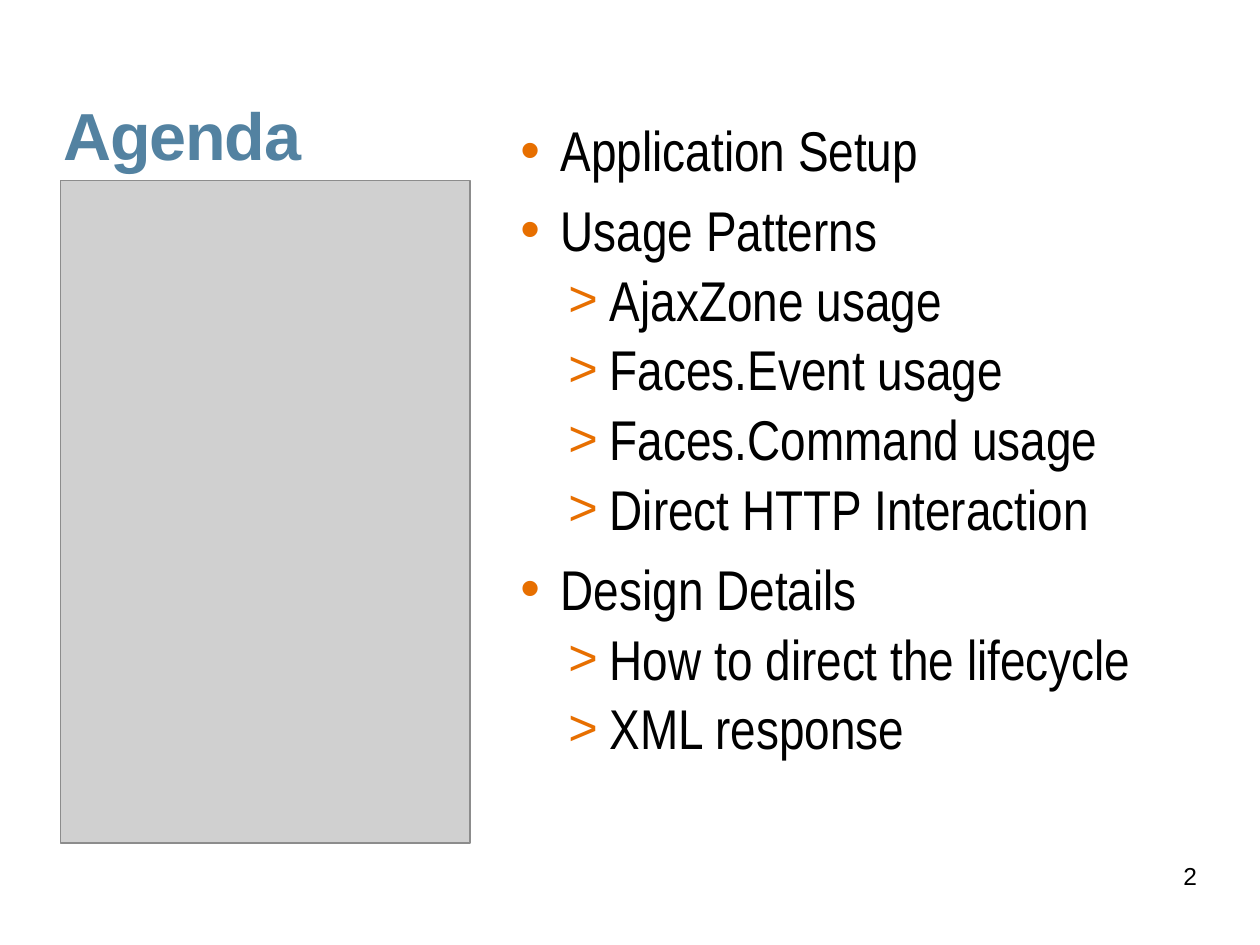
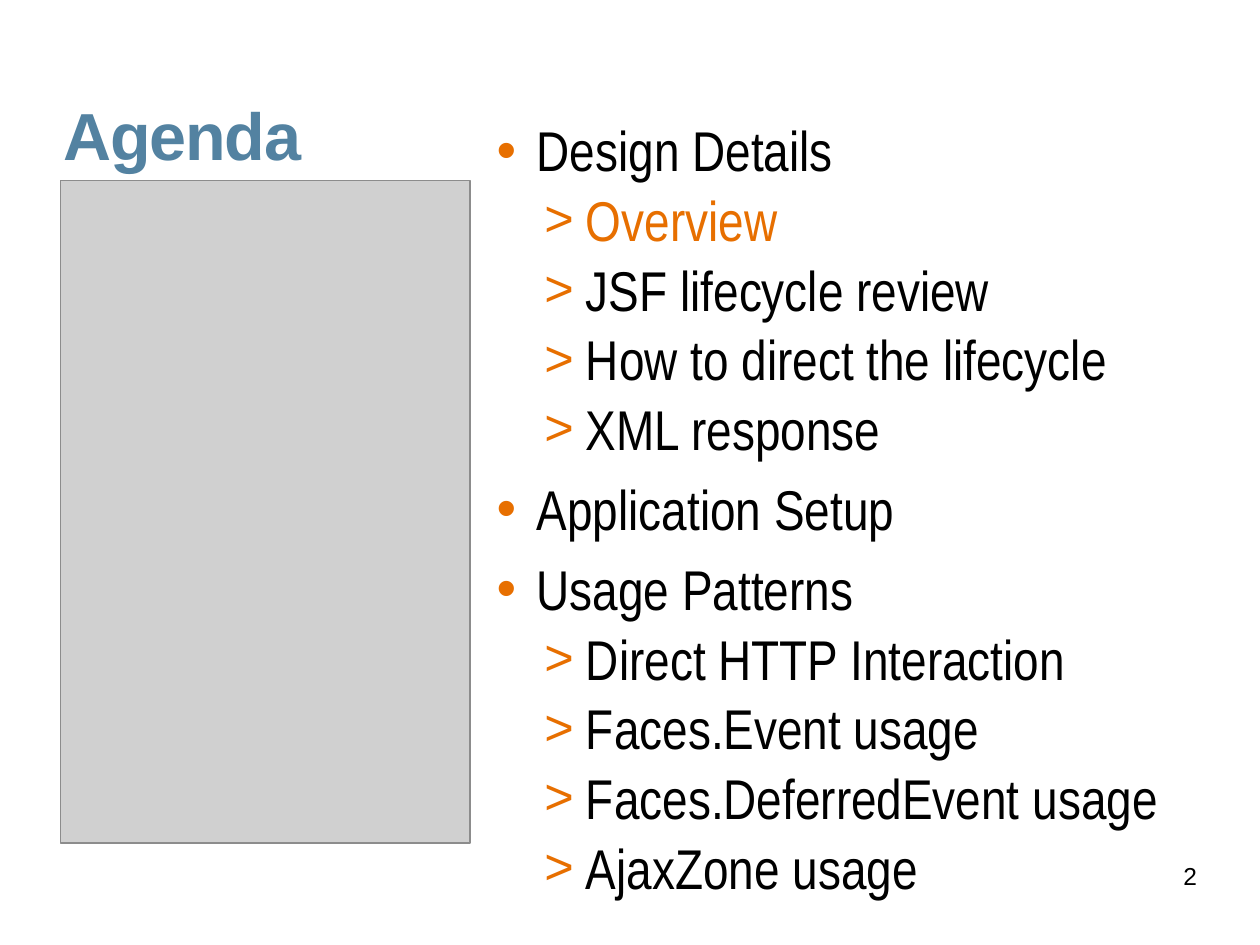
Before and after one commit to javaee/javaserverfaces-extensions, a slide deck: slide 2 of www/slides/dynafaces-advanced.odp. Drawn at 1260x945 pixels with LibreOffice and Linux fonts; fonts in the diff are those of the drawing; grey boxes stand for pictures; background and template pictures are left out. Boxes give left, top, right and bottom in pixels: in the first picture for what was removed or moved away, otherwise in the second. Text is boxed around its words. In the diff, an @@ line names an element or a change of style, - is before the commit and + after.

```diff
--- a/www/slides/dynafaces-advanced.odp
+++ b/www/slides/dynafaces-advanced.odp
@@ text "Design Details" moved from (x1=561, y1=130, x2=1130, y2=759) to (x1=537, y1=130, x2=1158, y2=899) @@
@@ text at (x1=537, y1=130, x2=1106, y2=460): paragraphs added @@
+• Design Details
+  > Overview
+  > JSF lifecycle review
+  > How to direct the lifecycle
+  > XML response
@@ text at (x1=561, y1=351, x2=1130, y2=759): paragraphs removed @@
-  > Faces.Event usage
-  > Faces.Command usage
-  > Direct HTTP Interaction
-• Design Details
-  > How to direct the lifecycle
-  > XML response
@@ text at (x1=586, y1=639, x2=1158, y2=829): paragraphs added @@
+  > Direct HTTP Interaction
+  > Faces.Event usage
+  > Faces.DeferredEvent usage
```
Also in this commit, not shown: 17 other slides changed, 7 slides added.
